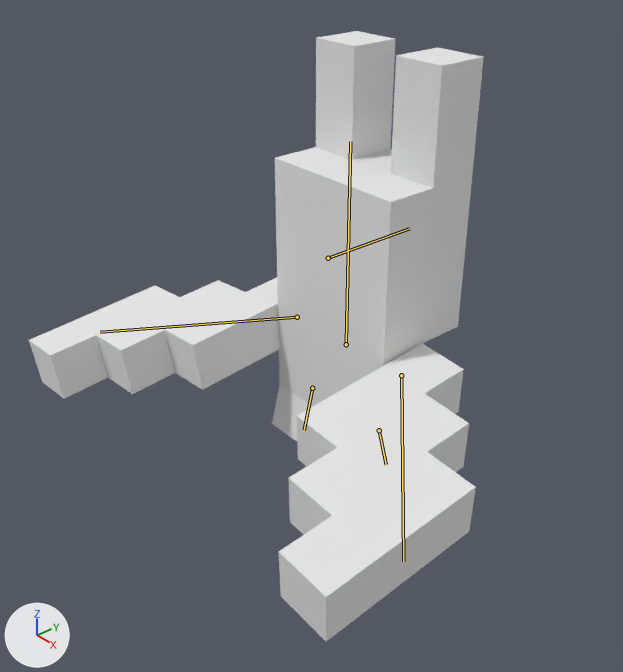
A saved change to the Blender file petz/models/petz_bat.blend.
One viewpoint serves both versions: a camera (50 mm lens) standing at (0.635, -0.596, 0.186) and looking at (0.002, -0.053, -0.286). Arrows for +X, +Y and +Z are at lower left; the lights stay in place. Both versions are drawn at frame 10 of the action 'ArmatureAction.001'; the numbers are the values there. The bones that bend it are drawn over the model as lines.

Objects in the first picture: 'bat'.
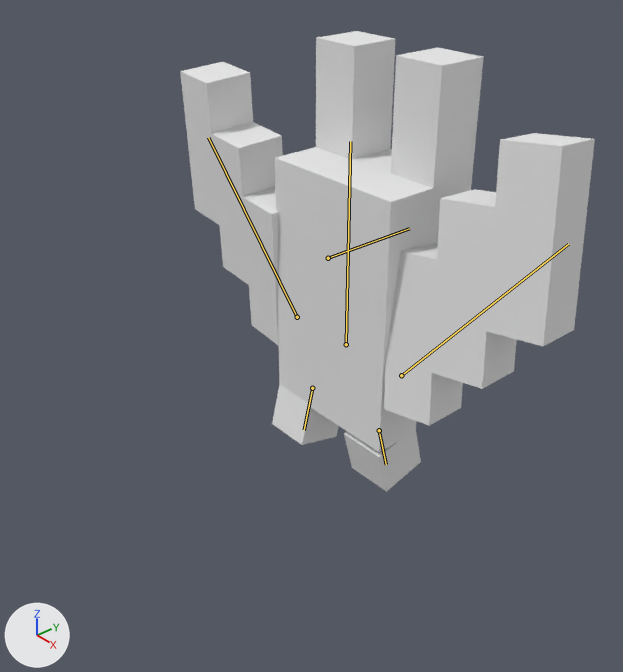
The edits, one by one:
Bone 'left_wing' (bone_left_wing) turns from (-7, 0, 0) to (85, 42, 39) degrees about its own x, y and z.
Bone 'right_wing' (bone_right_wing) turns from (0, 0, 7) to (44, -38, -98) degrees about its own x, y and z.

What differs and where, as boxes [x1, y1, x2, y2] in the pictures (623 x 672 px):
'bat', posed (9% narrower, 24% shorter): before [29, 31, 484, 641]; after [180, 31, 595, 492]
bone 'left_wing', root to tip: before (297, 317) to (100, 332); after (297, 317) to (208, 137)
bone 'right_wing', root to tip: before (401, 375) to (403, 561); after (401, 375) to (568, 244)
